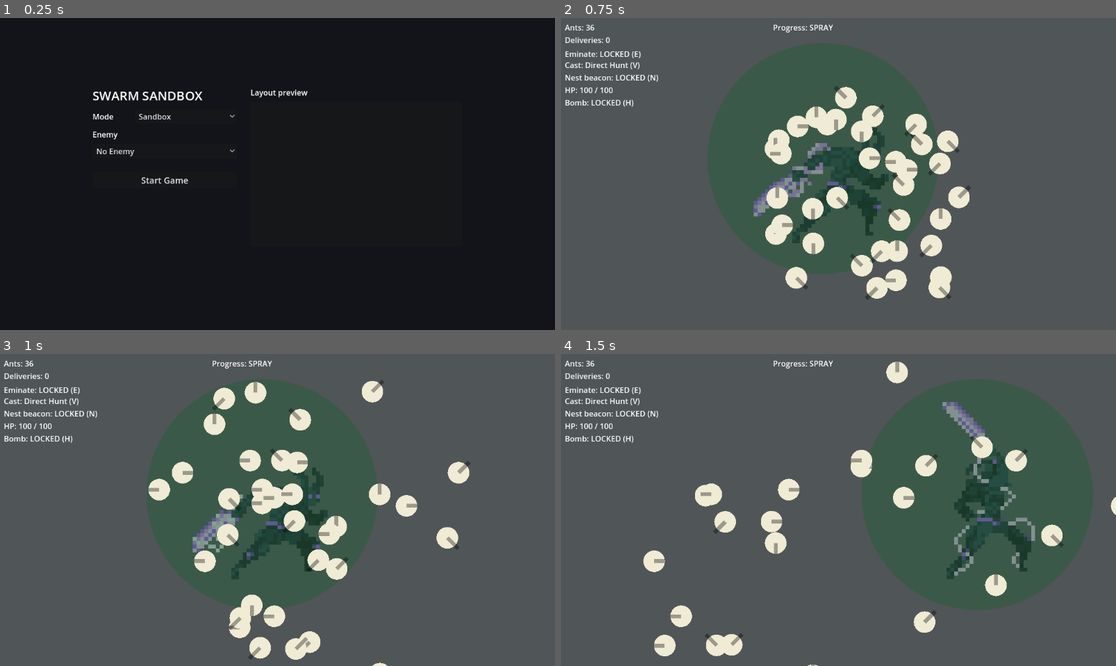
Above: before the commit, frames 1-4 (two rows, left to right).
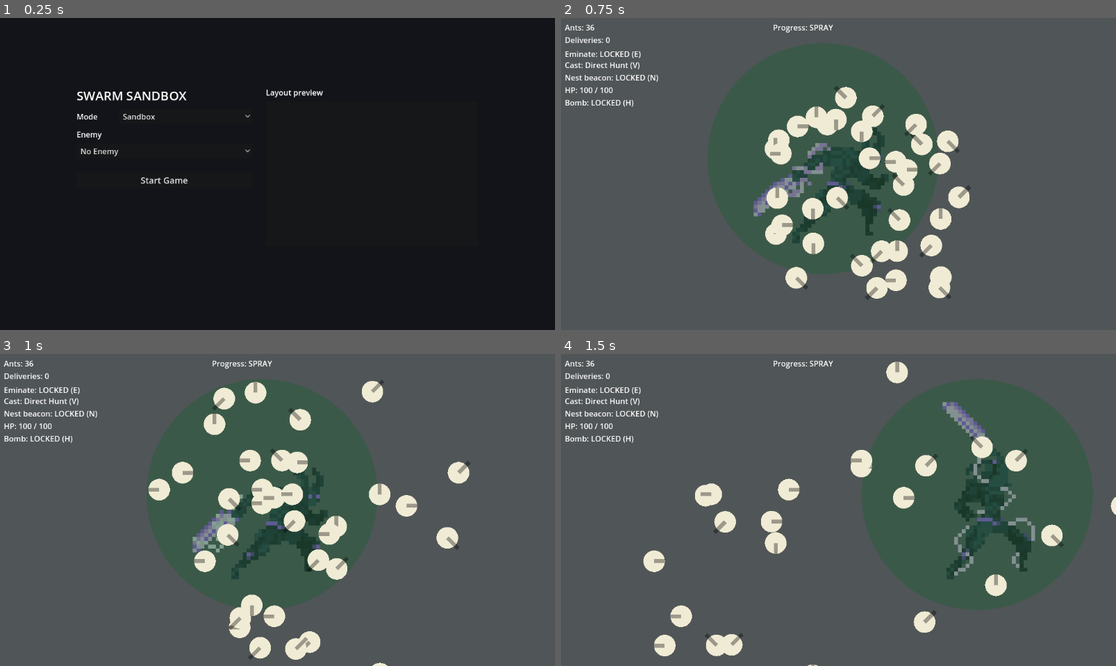
Above: after the commit, the same moments.

Repository: Luffy-design-AJ/Projects-MIT
Game: Godot game, scene res://main_menu.tscn
Two runs of this game, one before a commit and one after it. Both use one fixed random seed, a clock stepped at 60 frames per second and the inputs below.
Inputs (mouse positions are in pixels of both pictures, inside the frame that each line leads up to):
- Up to frame 1 (0.25 s): no input
- Up to frame 2 (0.75 s): click "Start Game" at 0.5 s
- Up to frame 3 (1 s): no input
- Up to frame 4 (1.5 s): tap Enter at 1.25 s; move the mouse to (960, 494) at 1.27 s; hold Right (move_right) from 1.28 s (still down); tap C (Attack) at 1.35 s

The runs differ from the first frame. In frame 1, 1.1% of the frame differs, in the area x 13-59%, y 22-54%; in frame 2, nothing differs; in frame 3, nothing differs; in frame 4, nothing differs.

Commit message:
Procedural 3: open arena with pick-scaled enemy pressure
- GameConfig.Mode gains PROCEDURAL_3; main menu offers it as
  "Procedural 3 (open, pick-scaled)".
- LevelGenerator2 gets an enemy_scaling knob. "flat" keeps the arena's fixed
  budget (Procedural 2, unchanged); "per_pick" scales the budget with the
  picked combo, so a single pick fields only a couple of enemies.
- Threat-only knobs (enemy_scaling, enemy_budget_per_pick) are excluded from
  the terrain param key, so Procedural 2 and 3 share the same arena for a
  given seed/combo and P2 output is unchanged.
- swarm_world and main_menu route Procedural 3 to the open generator with the
  per-pick rule, for both the live match and the menu preview.

Diff:
--- a/scripts/game_config.gd
+++ b/scripts/game_config.gd
@@ -7,8 +7,10 @@
 
 ## Sandbox = the original hand-authored arena with a single enemy choice.
 ## Procedural 1 = the original BSP/maze generator.
-## Procedural 2 = the newer open, combo-driven arena.
-enum Mode { SANDBOX, PROCEDURAL_1, PROCEDURAL_2 }
+## Procedural 2 = the newer open, combo-driven arena (flat threat budget).
+## Procedural 3 = the same open arena, but enemy pressure scales with how many
+##                enemies the player picked instead of a flat budget.
+enum Mode { SANDBOX, PROCEDURAL_1, PROCEDURAL_2, PROCEDURAL_3 }
 
 ## --- Sandbox ---
 var choice: Choice = Choice.NONE
--- a/scripts/level_generator_2.gd
+++ b/scripts/level_generator_2.gd
@@ -54,12 +54,16 @@
 	"enemy_ring_min": 0.32,
 	"enemy_ring_max": 0.72,
 	"enemy_min_sep": 6,
-	## Threat budget. The arena fields at least this many enemies (scaled by its
-	## world area and how open it is), so a bigger / airier arena is not easier.
-	## The player's hand-picked combo is always a floor. Set threat_scaling=false
-	## to place exactly the picked combo again.
+	## Threat budget. The player's hand-picked combo is always a floor. Two rules:
+	##   "flat"     - the arena fields a fixed budget (scaled by world area and
+	##                how open it is), independent of the pick count.
+	##   "per_pick" - the budget scales with how many enemies were picked, so a
+	##                small pick stays small.
+	## Set threat_scaling=false to place exactly the picked combo again.
 	"threat_scaling": true,
+	"enemy_scaling": "flat",
 	"enemy_budget_base": 6,
+	"enemy_budget_per_pick": 0.6,
 	"enemy_budget_ref_area": 1280.0 * 800.0,
 	"enemy_budget_ref_open": 0.60,
 	## Score band (in cells) within which a post is preferred if it has no line
@@ -142,11 +146,18 @@
 
 
 ## Stable string of every param, so any override changes the RNG stream.
+## Threat-only knobs that must not reshape the terrain, so Procedural 2 and
+## Procedural 3 generate the same arena for a given seed and combo.
+const _NON_TERRAIN_KEYS := ["enemy_scaling", "enemy_budget_per_pick"]
+
+
 static func _param_key(p: Dictionary) -> String:
 	var keys: Array = p.keys()
 	keys.sort()
 	var s := ""
 	for k in keys:
+		if str(k) in _NON_TERRAIN_KEYS:
+			continue
 		s += "%s=%s;" % [str(k), str(p[k])]
 	return s
 
@@ -834,7 +845,14 @@
 	var world_area: float = float(cols) * cell_px * float(rows) * cell_px
 	var area_factor: float = world_area / float(p["enemy_budget_ref_area"])
 	var open_factor: float = openness / maxf(0.01, float(p["enemy_budget_ref_open"]))
-	var budget: int = int(round(float(p["enemy_budget_base"]) * area_factor * open_factor))
+	var budget: int
+	if String(p.get("enemy_scaling", "flat")) == "per_pick":
+		# Procedural 3: arena pressure is proportional to the picked combo, so a
+		# single pick fields only a couple of enemies instead of a flat crowd.
+		var bonus: float = float(p.get("enemy_budget_per_pick", 0.6))
+		budget = int(round(float(base) * (1.0 + bonus * area_factor * open_factor)))
+	else:
+		budget = int(round(float(p["enemy_budget_base"]) * area_factor * open_factor))
 	return maxi(base, budget)
 
 
--- a/scripts/main_menu.gd
+++ b/scripts/main_menu.gd
@@ -1,15 +1,18 @@
 extends Control
 
-## Main menu. Two modes:
+## Main menu. Modes:
 ##   Sandbox    - the original hand-authored arena + one enemy choice.
 ##   Procedural - multi-select enemy combo + seed + cell scale, with a live
 ##                minimap preview generated *before* the match starts. The
 ##                preview and the match call the same deterministic generator,
-##                so what you see is what you play.
+##                so what you see is what you play. Procedural 1 = maze,
+##                Procedural 2 = open arena (flat budget), Procedural 3 = the
+##                same open arena with pick-scaled enemy pressure.
 
 const MODE_SANDBOX := 0
 const MODE_PROC_1 := 1
 const MODE_PROC_2 := 2
+const MODE_PROC_3 := 3
 
 const CELL_SIZES := [10.0, 16.0, 20.0]
 const CELL_LABELS := ["10 px (fine)", "16 px", "20 px (coarse)"]
@@ -95,6 +98,7 @@
 	_mode_button.add_item("Sandbox", MODE_SANDBOX)
 	_mode_button.add_item("Procedural 1 (maze)", MODE_PROC_1)
 	_mode_button.add_item("Procedural 2 (open)", MODE_PROC_2)
+	_mode_button.add_item("Procedural 3 (open, pick-scaled)", MODE_PROC_3)
 	_mode_button.item_selected.connect(_on_mode_selected)
 	mode_row.add_child(_mode_button)
 
@@ -159,7 +163,7 @@
 		grid.add_child(plus)
 
 	var cap := Label.new()
-	cap.text = "Pick max %d per enemy, %d total. Bigger / more open arenas field extra." % [MAX_PER_TYPE, MAX_TOTAL]
+	cap.text = "Pick max %d per enemy, %d total. Procedural 2/3 add extra pressure." % [MAX_PER_TYPE, MAX_TOTAL]
 	cap.add_theme_color_override("font_color", Color(0.65, 0.68, 0.74))
 	_proc_box.add_child(cap)
 
@@ -352,7 +356,10 @@
 func _generate(cols: int, rows: int, seed_value: int, combo: Array, cell: float = 10.0):
 	if _mode == MODE_PROC_1:
 		return LevelGenerator1.generate(cols, rows, seed_value, combo, {})
-	return LevelGenerator2.generate(cols, rows, seed_value, combo, {"cell_size": cell})
+	var params: Dictionary = {"cell_size": cell}
+	if _mode == MODE_PROC_3:
+		params["enemy_scaling"] = "per_pick"
+	return LevelGenerator2.generate(cols, rows, seed_value, combo, params)
 
 
 func _make_preview_texture(level) -> ImageTexture:
@@ -385,7 +392,13 @@
 	if cfg == null:
 		return
 	if _mode != MODE_SANDBOX:
-		cfg.mode = cfg.Mode.PROCEDURAL_1 if _mode == MODE_PROC_1 else cfg.Mode.PROCEDURAL_2
+		match _mode:
+			MODE_PROC_1:
+				cfg.mode = cfg.Mode.PROCEDURAL_1
+			MODE_PROC_3:
+				cfg.mode = cfg.Mode.PROCEDURAL_3
+			_:
+				cfg.mode = cfg.Mode.PROCEDURAL_2
 		cfg.enemies = _selected_types()
 		cfg.level_seed = LevelGenerator2.parse_seed(_seed_edit.text)
 		cfg.cell_size = CELL_SIZES[_cell_button.selected]
--- a/scripts/swarm_world.gd
+++ b/scripts/swarm_world.gd
@@ -245,6 +245,10 @@
 		level = LevelGenerator1.generate(cols, rows, level_seed, combo, params)
 	else:
 		generator_version = 2
+		# Procedural 3 shares Procedural 2's arena but scales enemy pressure with
+		# the picked combo; Procedural 2 keeps its flat budget.
+		if cfg.mode == cfg.Mode.PROCEDURAL_3:
+			params["enemy_scaling"] = "per_pick"
 		level = LevelGenerator2.generate(cols, rows, level_seed, combo, params)
 	field_manager.solid = level.solid
 	_build_wall_rects()
